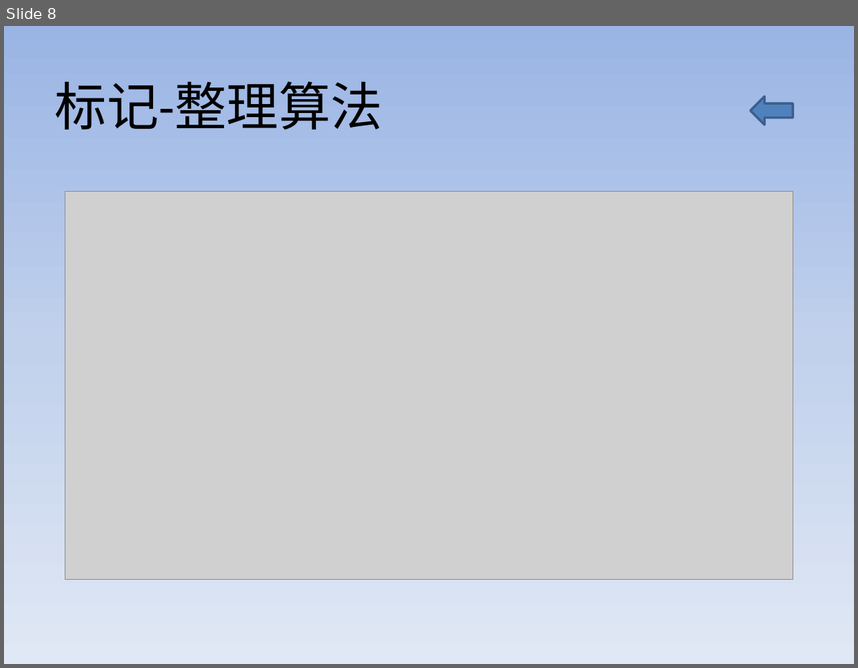
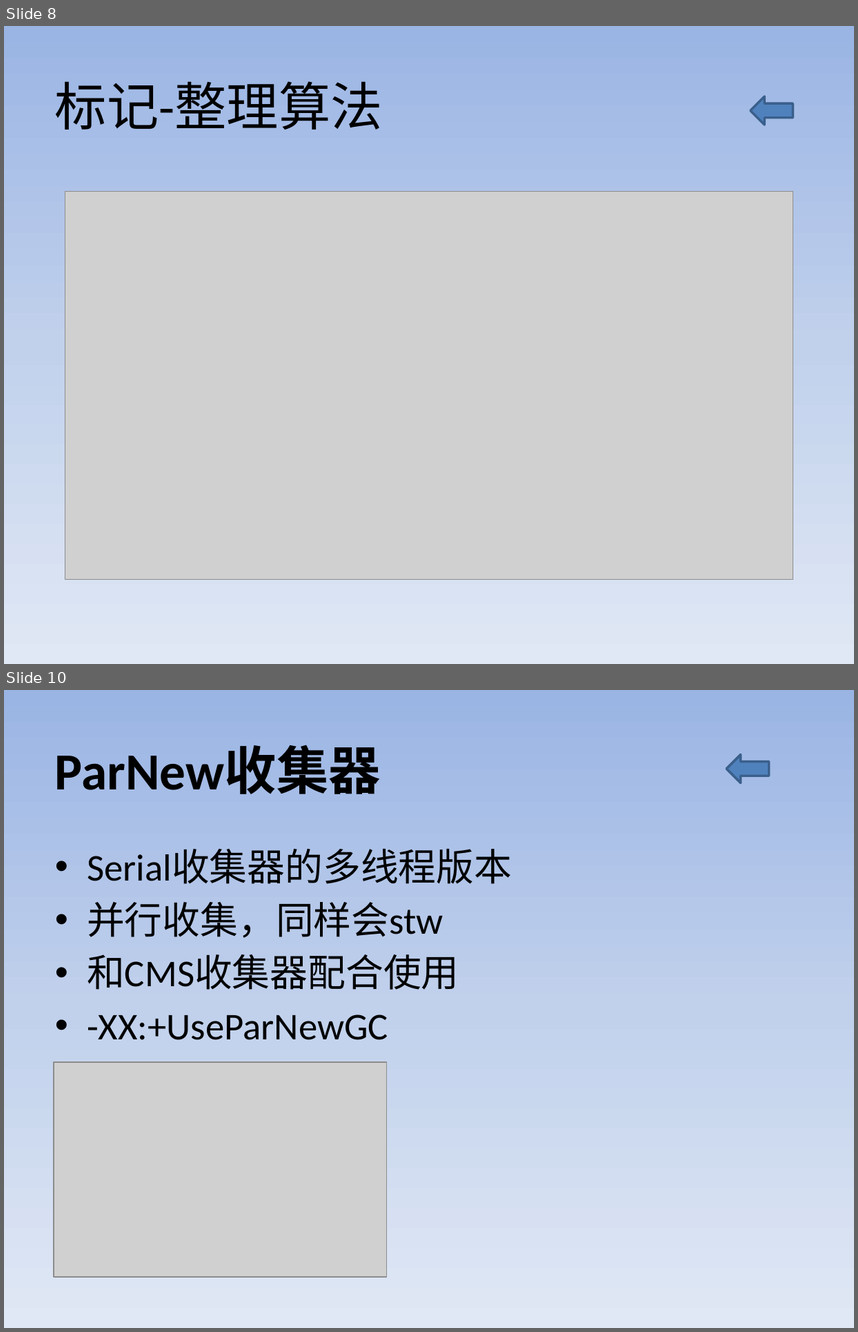
Before and after one commit to Aissue/myLearn, a slide deck: aboutGC/src/files/GC.pptx. Shown one above the other, each under a label of ours: slide 8 before the commit, slides 8 and 10 after it; the slides between them are not shown. The pictures are 858x668 and 858x1332 pixels, drawn with LibreOffice and Linux fonts; fonts in the diff are those of the drawing; grey boxes stand for pictures. Boxes give left, top, right and bottom in pixels: in the first picture for what was removed or moved away, otherwise in the second. Text is boxed around its words. In the diff, an @@ line names an element or a change of style, - is before the commit and + after.

```diff
--- a/aboutGC/src/files/GC.pptx
+++ b/aboutGC/src/files/GC.pptx
@@ slide 10 added at (4, 690, 854, 1328), background gradient #9AB5E4 to #C2D1ED to #E1E8F5 @@
@@ title added at (55, 746, 381, 794), 44 pt, text #000000, bold @@
+ParNew收集器
@@ left arrow added at (726, 755, 769, 782), fill #4F81BD, outline #3A5F8C 2 pt @@
@@ text added at (87, 849, 512, 1040), 32 pt, text #000000 @@
+• Serial收集器的多线程版本
+• 并行收集，同样会stw
+• 和CMS收集器配合使用
+• -XX:+UseParNewGC
@@ picture added at (53, 1061, 386, 1276) @@
```
Also in this commit, not shown: 2 slides changed, 3 other slides added, 1 other file.
